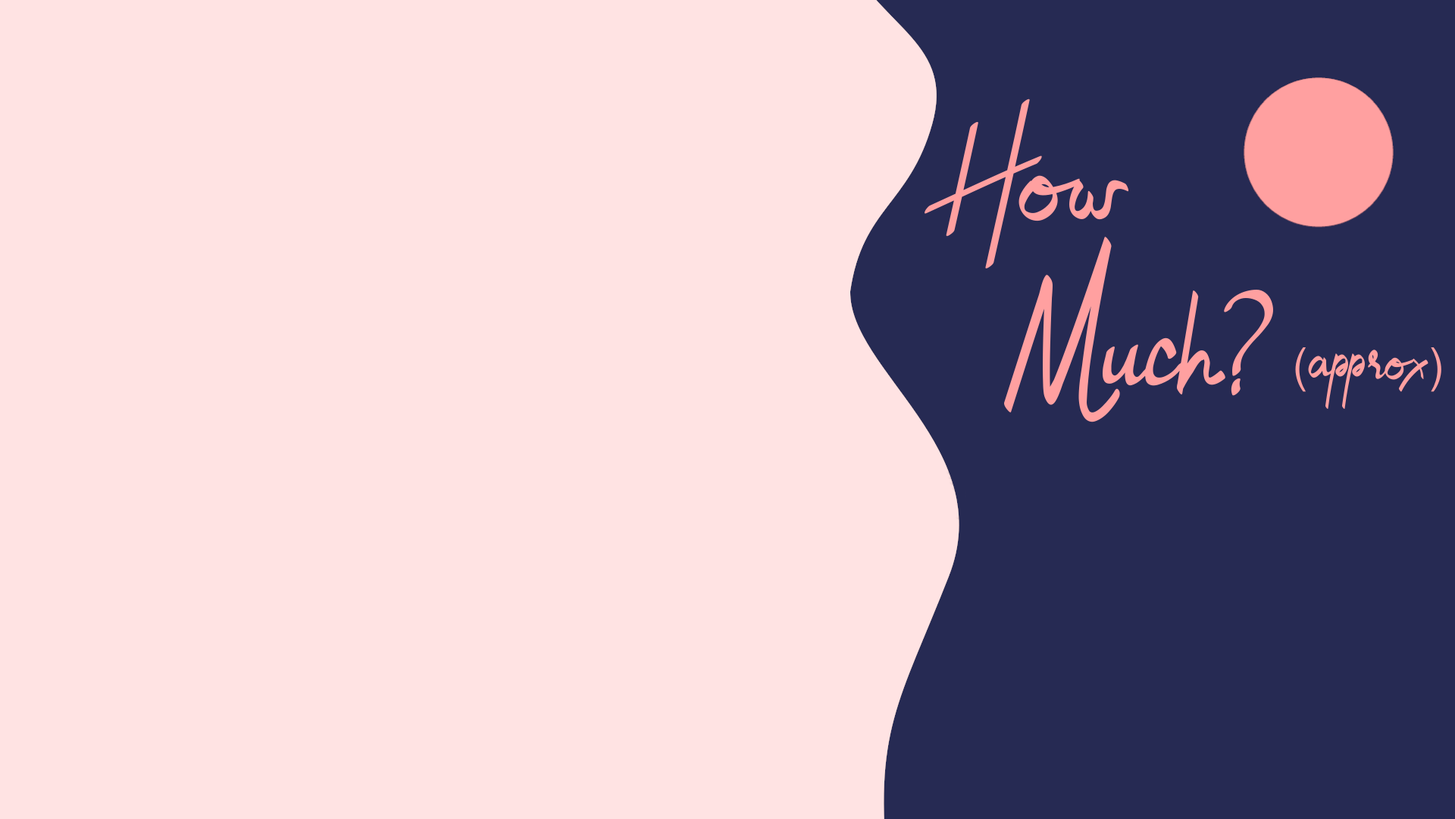
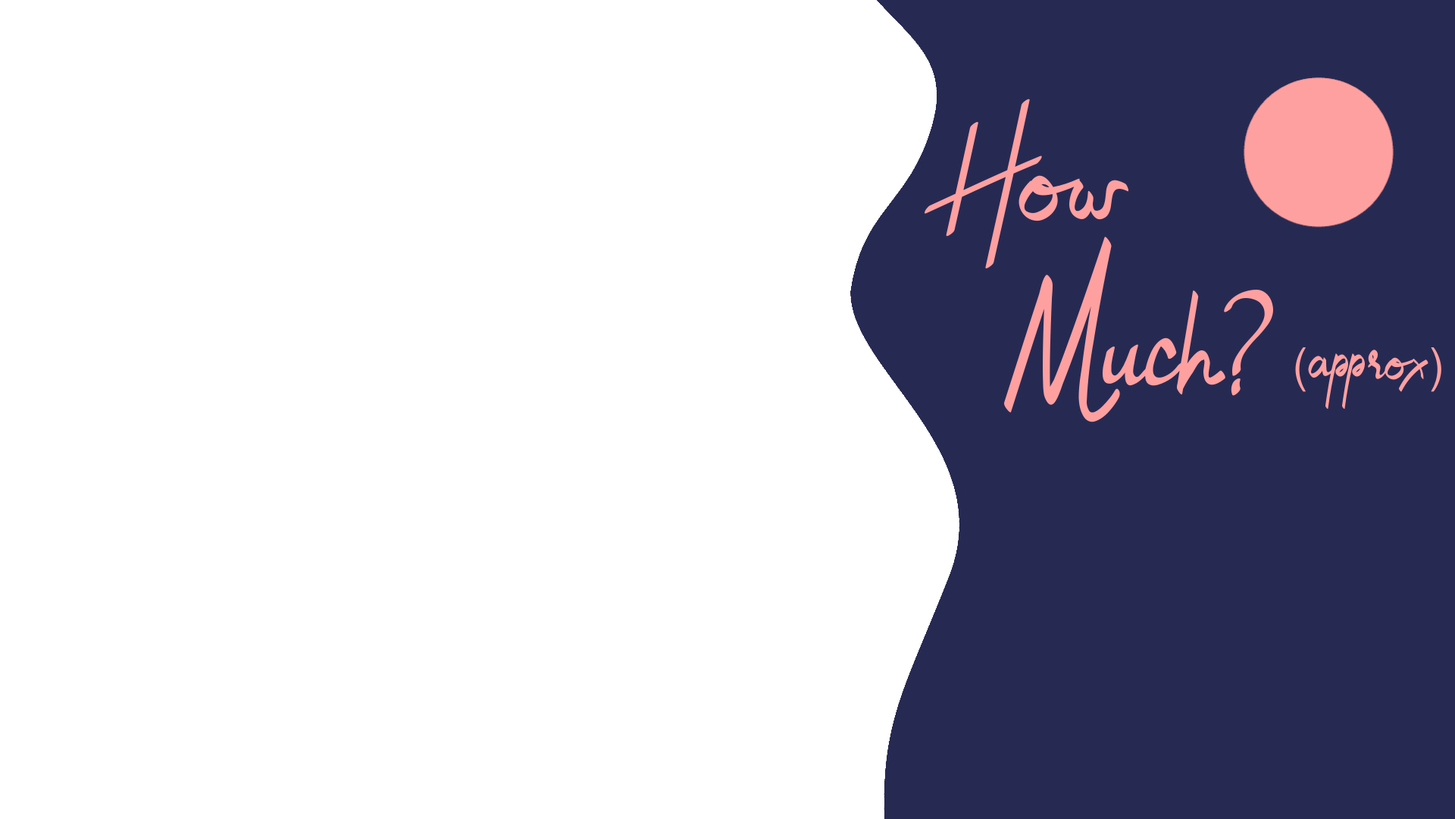
The second (1455, 819) image is a revision of the first. Changes to its layers:
painted on "Background" over 0, 0, 960, 819
